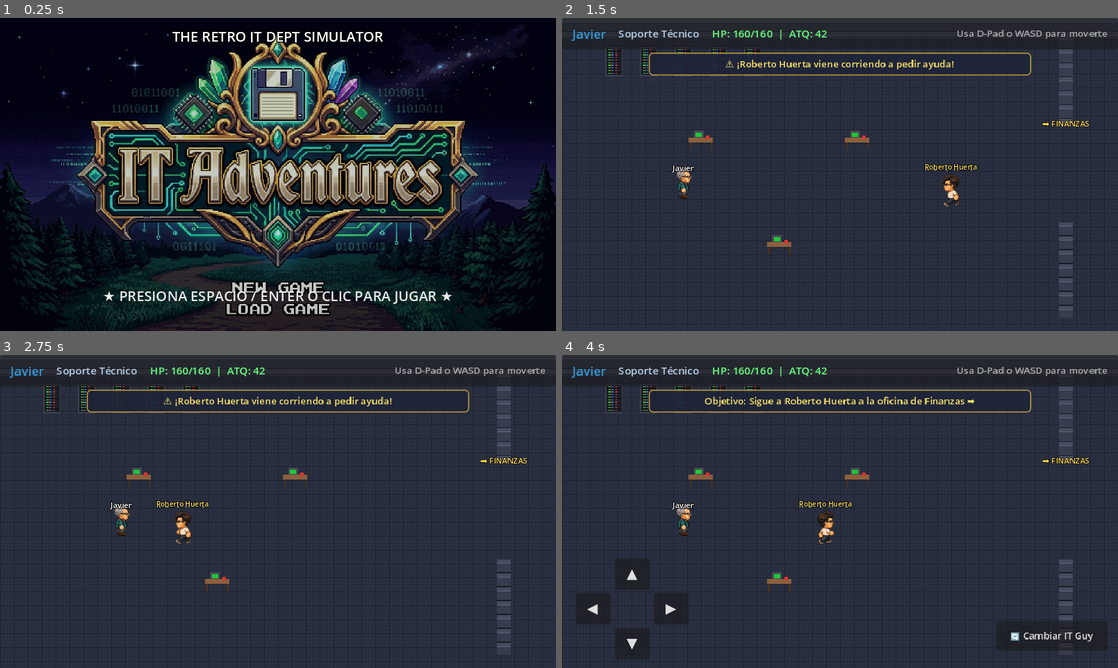
Above: before the commit, frames 1-4 (two rows, left to right).
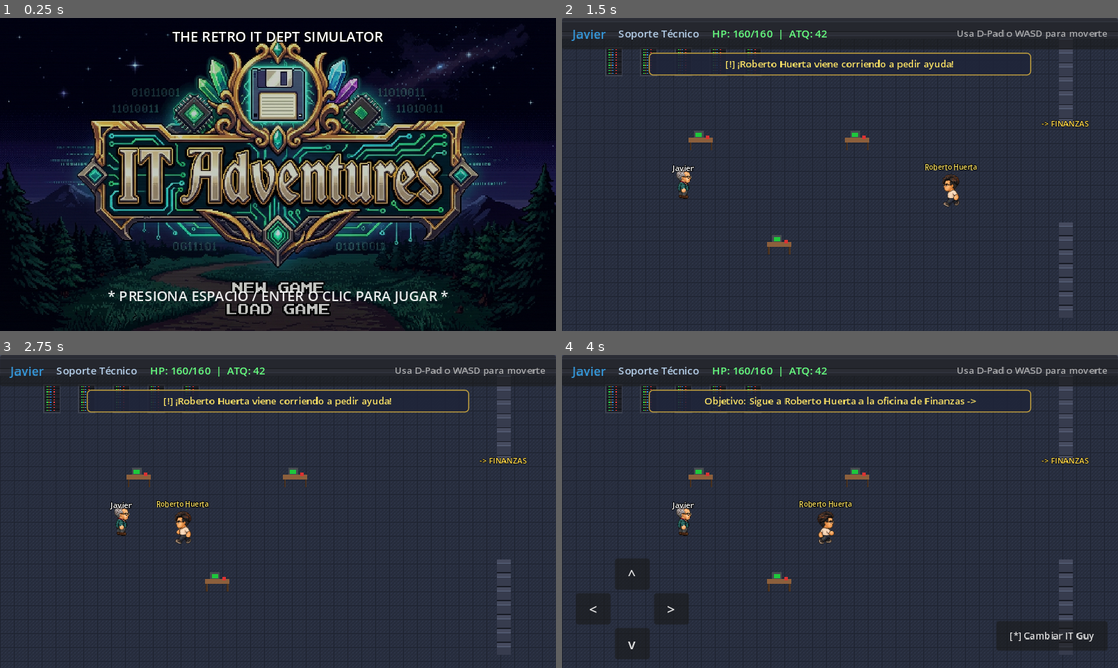
Above: after the commit, the same moments.

Repository: nevalova/it-adventures
Game: Godot game, scene res://scenes/title_screen.tscn
The game is run twice, just before and just after one commit, with the same random seed, the same clock (stepped at 60 frames per second) and the same inputs.
Inputs (mouse positions are in pixels of both pictures, inside the frame that each line leads up to):
- Up to frame 1 (0.25 s): no input
- Up to frame 2 (1.5 s): tap Space at 0.5, 0.6 s; move the mouse to (962, 158) at 0.52 s; hold Right (ui_right) 0.53-1.25 s; click (962, 158) at 0.67 s; tap Enter (ui_accept) at 0.77 s; click "▶ INICIAR AVENTURA CON ESTE H…" (after the commit: "> INICIAR AVENTURA CON ESTE H…") at 1.25 s
- Up to frame 3 (2.75 s): move the mouse to (166, 527) at 2.02 s; hold Down (ui_down) from 2.03 s (still down); tap Space at 2.1 s; tap Enter (ui_accept) at 2.27 s
- Up to frame 4 (4 s): move the mouse to (895, 442) at 2.77 s; release Down (ui_down) at 2.78 s; hold Right (ui_right) 2.78-3.5 s; tap Space at 2.85 s; click "Continuar ▶" (after the commit: "Continuar >") at 3.5 s

The runs differ from the first frame. In frame 1, 0.7% of the frame differs, in the area x 18-82%, y 7-92%; in frame 2, 0.5%; in frame 3, 0.5%; in frame 4, 0.5%.

Commit message:
Replace all emoji codepoints with clean ASCII symbols to prevent Unicode hex tofu boxes in Godot font

Diff:
--- a/scenes/battle.tscn
+++ b/scenes/battle.tscn
@@ -185,25 +185,25 @@
 layout_mode = 2
 size_flags_horizontal = 3
 theme_override_font_sizes/font_size = 11
-text = "⚔ Atacar"
+text = "[ATQ] Atacar"
 
 [node name="BtnSkill" type="Button" parent="MainBox/CommandPanel/Margin/HBox/Commands"]
 custom_minimum_size = Vector2(0, 30)
 layout_mode = 2
 size_flags_horizontal = 3
 theme_override_font_sizes/font_size = 11
-text = "⚡ Habilidad IT"
+text = "[ESP] Habilidad IT"
 
 [node name="BtnItem" type="Button" parent="MainBox/CommandPanel/Margin/HBox/Commands"]
 custom_minimum_size = Vector2(0, 30)
 layout_mode = 2
 size_flags_horizontal = 3
 theme_override_font_sizes/font_size = 11
-text = "☕ Tomar Café (Curar)"
+text = "[CAFE] Tomar Café (Curar)"
 
 [node name="BtnFlee" type="Button" parent="MainBox/CommandPanel/Margin/HBox/Commands"]
 custom_minimum_size = Vector2(0, 30)
 layout_mode = 2
 size_flags_horizontal = 3
 theme_override_font_sizes/font_size = 11
-text = "🏃 Huir al Comedor"
+text = "[HUIR] Huir al Comedor"
--- a/scenes/character_select.tscn
+++ b/scenes/character_select.tscn
@@ -143,4 +143,4 @@
 [node name="SelectButton" type="Button" parent="MainContainer/BottomBox"]
 custom_minimum_size = Vector2(260, 32)
 layout_mode = 2
-text = "▶ INICIAR AVENTURA CON ESTE HÉROE"
+text = "> INICIAR AVENTURA CON ESTE HÉROE"
--- a/scenes/overworld.tscn
+++ b/scenes/overworld.tscn
@@ -122,7 +122,7 @@
 theme_override_colors/font_outline_color = Color(0, 0, 0, 1)
 theme_override_constants/outline_size = 2
 theme_override_font_sizes/font_size = 9
-text = "➡️ FINANZAS"
+text = "-> FINANZAS"
 horizontal_alignment = 1
 
 [node name="EnvironmentProps" type="Node2D" parent="."]
@@ -322,7 +322,7 @@
 layout_mode = 2
 theme_override_colors/font_color = Color(1, 0.9, 0.4, 1)
 theme_override_font_sizes/font_size = 11
-text = "⚠️ ¡Roberto Huerta viene corriendo a pedir ayuda!"
+text = "[!] ¡Roberto Huerta viene corriendo a pedir ayuda!"
 horizontal_alignment = 1
 vertical_alignment = 1
 
@@ -357,7 +357,7 @@
 grow_horizontal = 2
 focus_mode = 0
 theme_override_font_sizes/font_size = 16
-text = "▲"
+text = "^"
 
 [node name="BtnDown" type="Button" parent="CanvasLayer/HUD/TouchControls/DpadBox"]
 layout_mode = 1
@@ -373,7 +373,7 @@
 grow_vertical = 0
 focus_mode = 0
 theme_override_font_sizes/font_size = 16
-text = "▼"
+text = "v"
 
 [node name="BtnLeft" type="Button" parent="CanvasLayer/HUD/TouchControls/DpadBox"]
 layout_mode = 1
@@ -386,7 +386,7 @@
 grow_vertical = 2
 focus_mode = 0
 theme_override_font_sizes/font_size = 16
-text = "◀"
+text = "<"
 
 [node name="BtnRight" type="Button" parent="CanvasLayer/HUD/TouchControls/DpadBox"]
 layout_mode = 1
@@ -402,7 +402,7 @@
 grow_vertical = 2
 focus_mode = 0
 theme_override_font_sizes/font_size = 16
-text = "▶"
+text = ">"
 
 [node name="RightBox" type="VBoxContainer" parent="CanvasLayer/HUD/TouchControls"]
 layout_mode = 1
@@ -424,7 +424,7 @@
 layout_mode = 2
 focus_mode = 0
 theme_override_font_sizes/font_size = 11
-text = "🔄 Cambiar IT Guy"
+text = "[*] Cambiar IT Guy"
 
 [node name="DialogBox" type="PanelContainer" parent="CanvasLayer"]
 visible = false
@@ -488,4 +488,4 @@
 size_flags_vertical = 8
 focus_mode = 0
 theme_override_font_sizes/font_size = 11
-text = "Continuar ▶"
+text = "Continuar >"
--- a/scenes/title_screen.tscn
+++ b/scenes/title_screen.tscn
@@ -45,7 +45,7 @@
 offset_bottom = -25.0
 grow_horizontal = 2
 grow_vertical = 0
-text = "★ PRESIONA ESPACIO / ENTER O CLIC PARA JUGAR ★"
+text = "* PRESIONA ESPACIO / ENTER O CLIC PARA JUGAR *"
 horizontal_alignment = 1
 vertical_alignment = 1
 
--- a/scripts/battle.gd
+++ b/scripts/battle.gd
@@ -188,19 +188,19 @@
 			active_hero_status.text = "¡LISTO PARA ATACAR! (Turno Sí)"
 			active_hero_status.modulate = Color(0.4, 1.0, 0.4)
 			btn_attack.disabled = false
-			btn_attack.text = "⚔ Atacar (Reinicio Forzado)"
+			btn_attack.text = "[ATQ] Atacar (Reinicio Forzado)"
 			if spr: spr.frame = 2 * 4 + 0 # Listo mirando al enemigo
 		else:
-			active_hero_status.text = "💤 Tomando Café & Memes (Turno No)"
+			active_hero_status.text = "[Zz] Tomando Café & Memes (Turno No)"
 			active_hero_status.modulate = Color(1.0, 0.8, 0.2)
 			btn_attack.disabled = false
-			btn_attack.text = "☕ Procrastinar / Descansar"
+			btn_attack.text = "[CAFE] Procrastinar / Descansar"
 			if spr: spr.frame = 8 * 4 + 0 # Mirando al frente descansando
 	else:
 		active_hero_status.text = "Listo para actuar"
 		active_hero_status.modulate = Color(1, 1, 1)
 		btn_attack.disabled = false
-		btn_attack.text = "⚔ Atacar"
+		btn_attack.text = "[ATQ] Atacar"
 		if spr: spr.frame = 2 * 4 + 0
 
 func reset_active_sprite_position():
@@ -231,7 +231,7 @@
 	if member["name"] == "Javier":
 		if not javier_can_attack:
 			javier_can_attack = true # el siguiente turno SÍ podrá
-			set_log("☕ ¡Javier está procrastinando y tomando café! (Ataca un turno sí y otro no). Javier recarga energías para el próximo turno.")
+			set_log("[CAFE] ¡Javier está procrastinando y tomando café! (Ataca un turno sí y otro no). Javier recarga energías para el próximo turno.")
 			member["hp"] = min(member["max_hp"], member["hp"] + 15)
 			render_party_ui()
 			end_hero_action()
@@ -240,7 +240,7 @@
 			javier_can_attack = false # el siguiente turno descansará
 			var dmg = member["atk"] + randi_range(6, 14)
 			play_attack_anim(spr)
-			deal_damage_to_enemy(dmg, "⚡ ¡Javier le propinó un REINICIO FORZADO al enemigo!")
+			deal_damage_to_enemy(dmg, "[ESP] ¡Javier le propinó un REINICIO FORZADO al enemigo!")
 			return
 
 	# Otros miembros
@@ -265,12 +265,12 @@
 			javier_can_attack = false
 			var dmg = int(member["atk"] * 1.6)
 			play_attack_anim(spr)
-			deal_damage_to_enemy(dmg, "💥 ¡Javier usó %s! ¡El rack tembló!" % skill_name)
+			deal_damage_to_enemy(dmg, "[BOM] ¡Javier usó %s! ¡El rack tembló!" % skill_name)
 			return
 
 	var dmg = int(member["atk"] * 1.4)
 	play_attack_anim(spr)
-	deal_damage_to_enemy(dmg, "✨ ¡%s usó %s!" % [member["name"], skill_name])
+	deal_damage_to_enemy(dmg, "[*] ¡%s usó %s!" % [member["name"], skill_name])
 
 func _on_item_pressed():
 	if not is_player_turn or is_battle_over:
@@ -279,7 +279,7 @@
 	var heal = 35
 	member["hp"] = min(member["max_hp"], member["hp"] + heal)
 	render_party_ui()
-	set_log("☕ ¡%s tomó un espresso doble bien cargado! Recuperó %d HP." % [member["name"], heal])
+	set_log("[CAFE] ¡%s tomó un espresso doble bien cargado! Recuperó %d HP." % [member["name"], heal])
 	end_hero_action()
 
 func _on_flee_pressed():
@@ -353,10 +353,10 @@
 		if target["hp"] <= 0:
 			# Animación de desmayado (Row 11 frame 3)
 			spr.frame = 11 * 4 + 3
-			set_log("💀 ¡%s ha caído desmayado!" % target["name"])
+			set_log("[KO] ¡%s ha caído desmayado!" % target["name"])
 
 	render_party_ui()
-	set_log("👹 ¡%s atacó a %s con '%s'! (%d de daño)" % [enemy.get("name", "Enemigo"), target["name"], chosen_atk, dmg])
+	set_log("[!] ¡%s atacó a %s con '%s'! (%d de daño)" % [enemy.get("name", "Enemigo"), target["name"], chosen_atk, dmg])
 
 	var all_dead = true
 	for m in battle_party:
@@ -374,7 +374,7 @@
 func enemy_defeated():
 	is_battle_over = true
 	GameManager.victorious_count += 1
-	set_log("🎉 ¡VICTORIA! ¡El " + enemy.get("name") + " fue resuelto! El servidor vuelve a la normalidad.")
+	set_log("[!] ¡VICTORIA! ¡El " + enemy.get("name") + " fue resuelto! El servidor vuelve a la normalidad.")
 
 	for i in range(min(GameManager.party.size(), battle_party.size())):
 		GameManager.party[i]["hp"] = battle_party[i]["hp"]
@@ -384,7 +384,7 @@
 
 func game_over():
 	is_battle_over = true
-	set_log("☠ GAME OVER: Caída catastrófica de servidores. Todo IT fue despedido.")
+	set_log("[KO] GAME OVER: Caída catastrófica de servidores. Todo IT fue despedido.")
 	await get_tree().create_timer(2.0).timeout
 	get_tree().change_scene_to_file("res://scenes/character_select.tscn")
 
--- a/scripts/character_select.gd
+++ b/scripts/character_select.gd
@@ -58,10 +58,10 @@
 		portrait_rect.texture = load(data["portrait_path"])
 
 	if char_id == "javier":
-		mechanic_label.text = "★ HABILIDAD ESPECIAL:\n'Ataca un turno sí y otro no' (Descansa en turnos pares viendo memes/café, ¡daño brutal en turnos impares!)"
+		mechanic_label.text = "* HABILIDAD ESPECIAL:\n'Ataca un turno sí y otro no' (Descansa en turnos pares viendo memes/café, ¡daño brutal en turnos impares!)"
 		mechanic_label.modulate = Color(1, 0.9, 0.2)
 	else:
-		mechanic_label.text = "★ HABILIDAD ESPECIAL:\n" + data["special_move_name"]
+		mechanic_label.text = "* HABILIDAD ESPECIAL:\n" + data["special_move_name"]
 		mechanic_label.modulate = Color(0.7, 0.9, 1.0)
 
 func _on_confirm_selection():
--- a/scripts/enemy.gd
+++ b/scripts/enemy.gd
@@ -44,7 +44,7 @@
 		sprite.texture = load(spec["texture_path"])
 	if enemy_type == "printer":
 		sprite.scale = Vector2(0.2, 0.2)
-		name_tag.text = "⚠️ IMPRESORA MALDITA"
+		name_tag.text = "[!] IMPRESORA MALDITA"
 		name_tag.modulate = Color(1.0, 0.3, 0.3)
 
 func _process(delta):
--- a/scripts/overworld.gd
+++ b/scripts/overworld.gd
@@ -11,9 +11,9 @@
 @export_multiline var usuaria_office_2: String = "¡Si no la neutralizas ahora mismo nos quedamos sin quincena y se incendia el departamento!"
 
 @export_group("Objetivos de Misión")
-@export var obj_intro_text: String = "⚠️ ¡Roberto Huerta viene corriendo a pedir ayuda!"
-@export var obj_follow_text: String = "Objetivo: Sigue a Roberto Huerta a la oficina de Finanzas ➡️"
-@export var obj_battle_text: String = "⚠️ ¡Acércate a la Impresora Maldita y neutralízala!"
+@export var obj_intro_text: String = "[!] ¡Roberto Huerta viene corriendo a pedir ayuda!"
+@export var obj_follow_text: String = "Objetivo: Sigue a Roberto Huerta a la oficina de Finanzas ->"
+@export var obj_battle_text: String = "[!] ¡Acércate a la Impresora Maldita y neutralízala!"
 
 @export_group("Velocidades de Cinemática")
 @export var roberto_run_in_speed: float = 190.0
